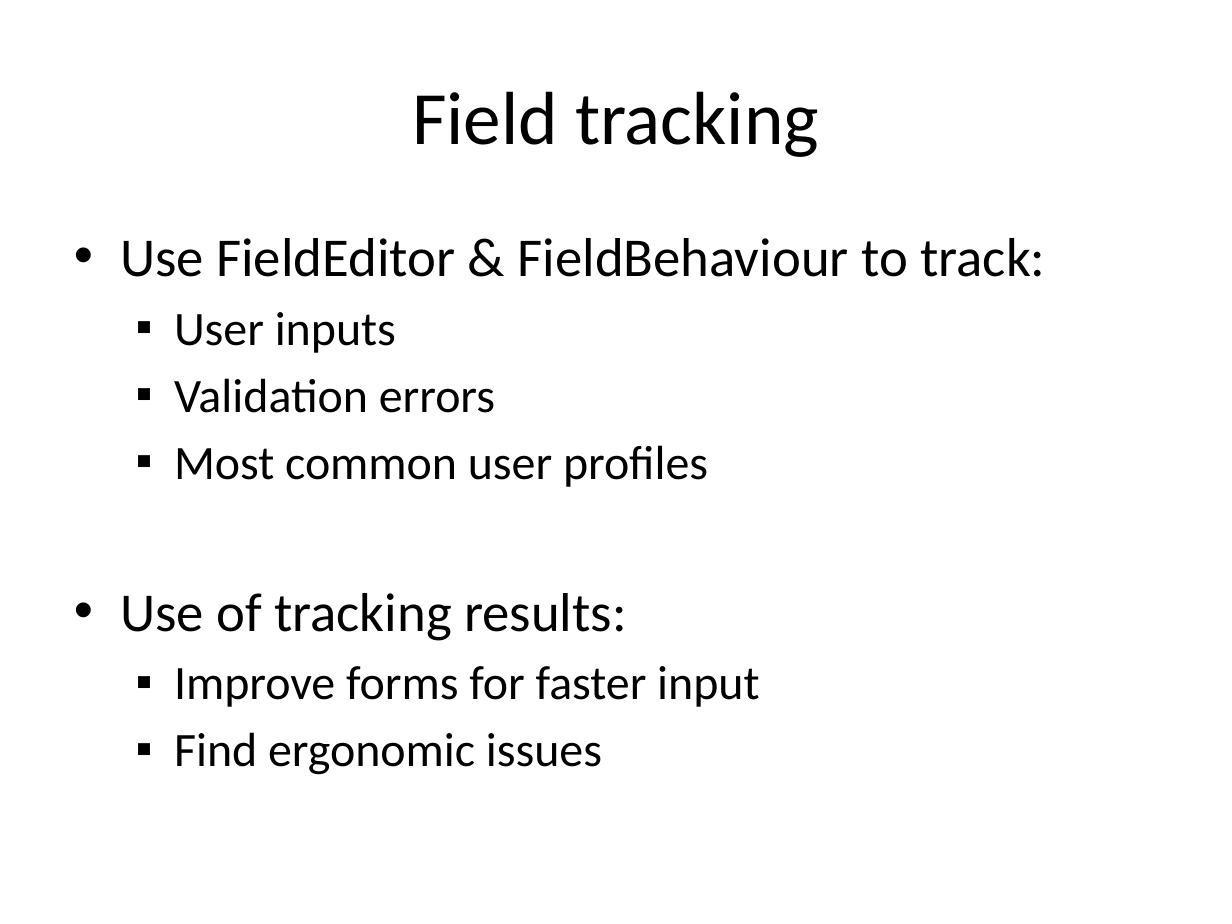
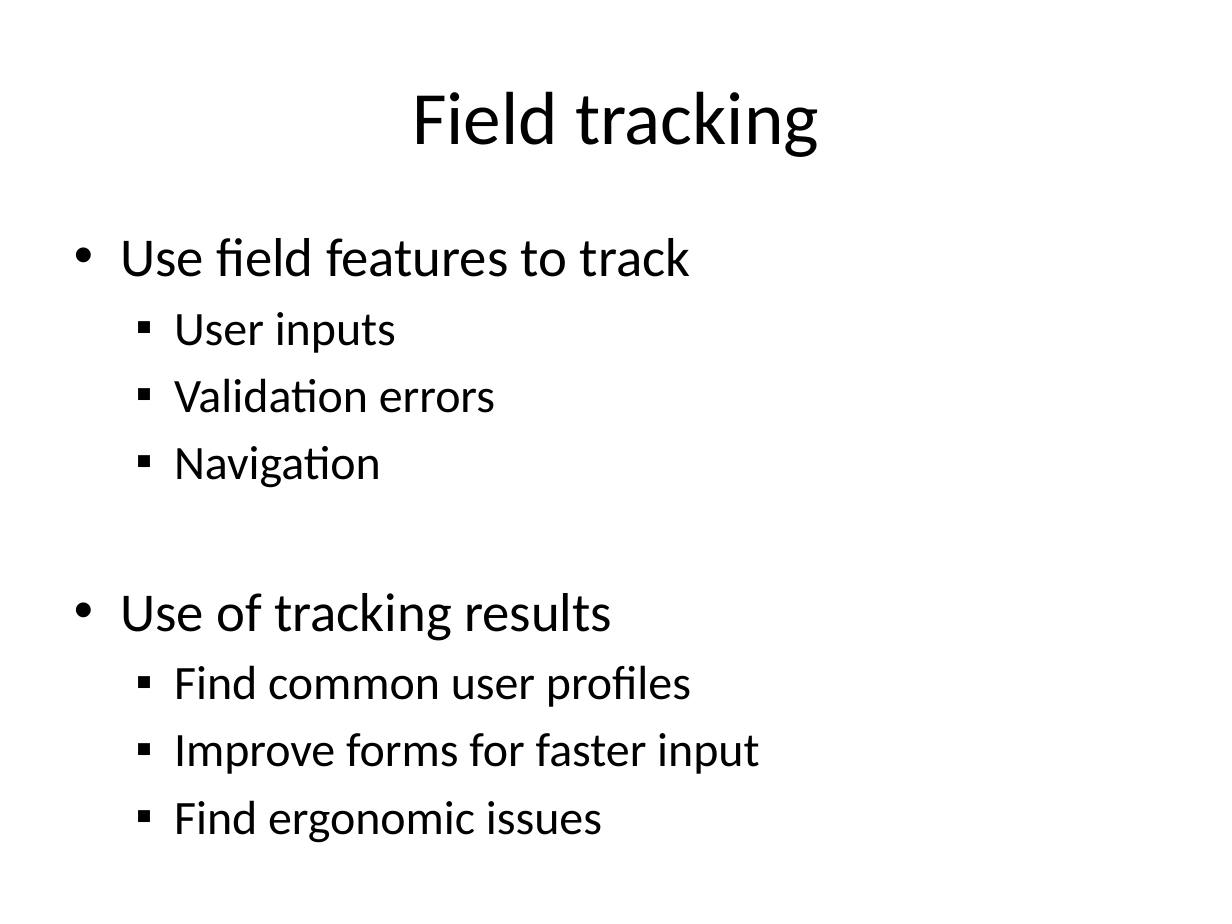
Before and after one commit to lesfurets/mdl4ui, a slide deck: slide 51 of mdl4ui-docs/mdl4ui_cg2013.pptx. Drawn at 1232x924 pixels with LibreOffice and Linux fonts; fonts in the diff are those of the drawing. Boxes give left, top, right and bottom in pixels: in the first picture for what was removed or moved away, otherwise in the second. Text is boxed around its words. In the diff, an @@ line names an element or a change of style, - is before the commit and + after.

Commit message:
review field tracking & AB testing

```diff
--- a/mdl4ui-docs/mdl4ui_cg2013.pptx
+++ b/mdl4ui-docs/mdl4ui_cg2013.pptx
@@ text at (120,238,691,277): text changed @@
-• Use FieldEditor & FieldBehaviour to track:
+• Use field features to track
@@ text at (120,446,691,707): text changed @@
-  ▪ Most common user profiles
-• Use of tracking results:
+  ▪ Navigation
+• Use of tracking results
+  ▪ Find common user profiles
```
Also in this commit, not shown: 1 other slide changed, 5 slides added, 4 slides removed.
